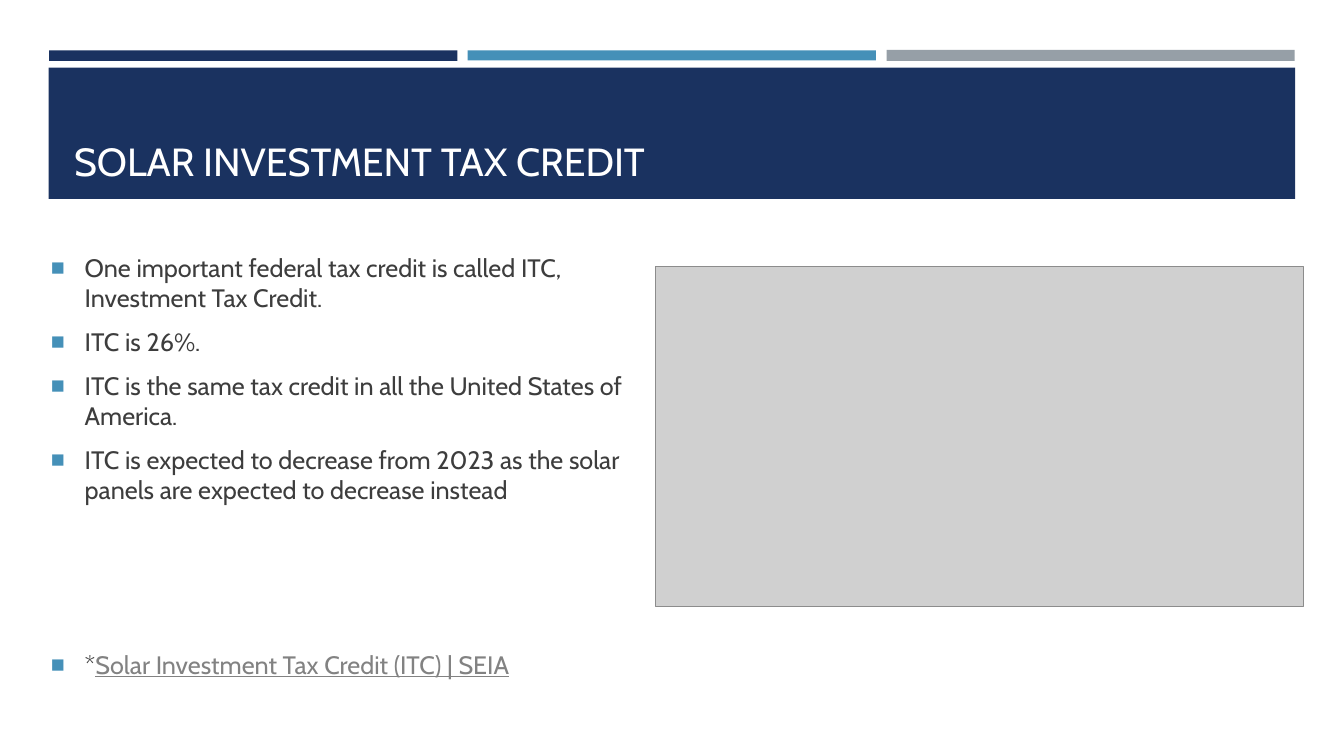
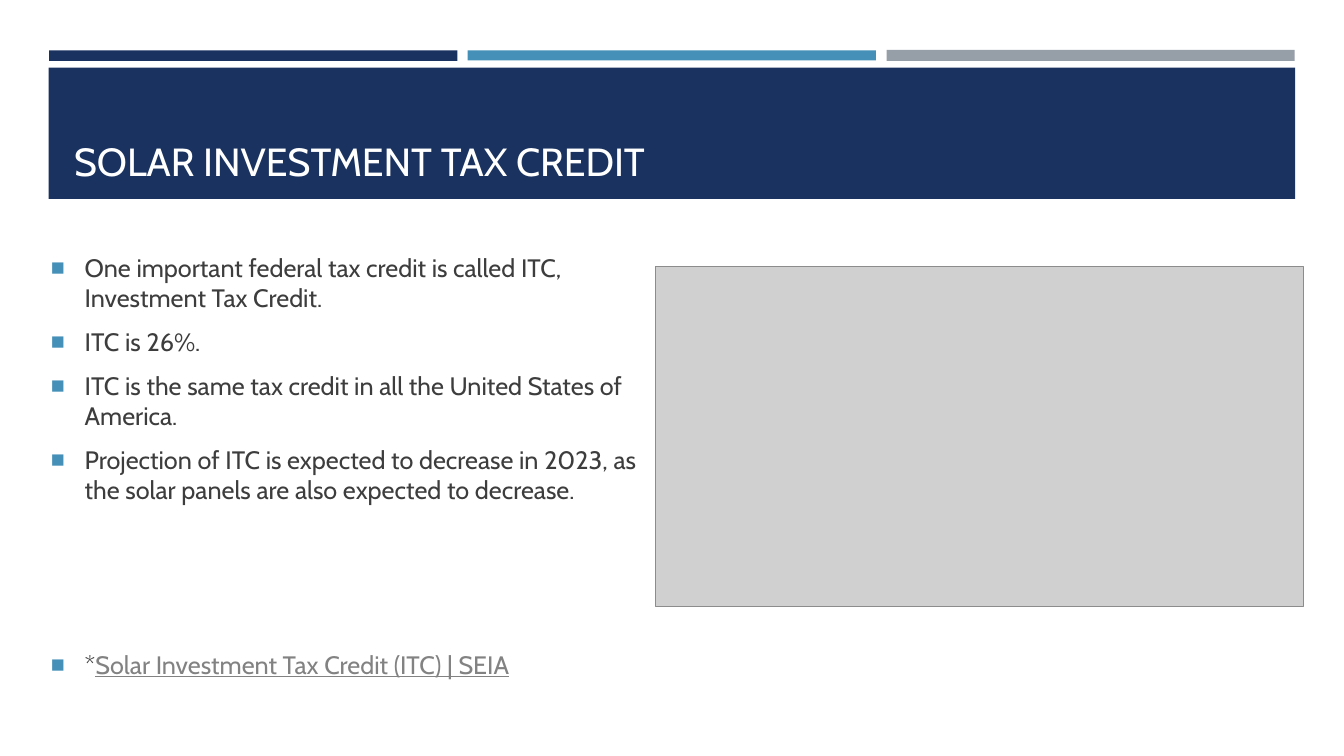
Before and after one commit to Claudy427/Final_Project, a slide deck: slide 13 of Solar Panels for homes.pptx. Drawn at 1344x756 pixels with LibreOffice and Linux fonts; fonts in the diff are those of the drawing; grey boxes stand for pictures. Boxes give left, top, right and bottom in pixels: in the first picture for what was removed or moved away, otherwise in the second. Text is boxed around its words. In the diff, an @@ line names an element or a change of style, - is before the commit and + after.

```diff
--- a/Solar Panels for homes.pptx
+++ b/Solar Panels for homes.pptx
@@ text at [85, 450, 637, 505]: text changed @@
-■ ITC is expected to decrease from 2023 as the solar panels are expected to decrease instead
+■ Projection of ITC is expected to decrease in 2023, as the solar panels are also expected to decrease.
```
Also in this commit, not shown: 10 other slides changed.
